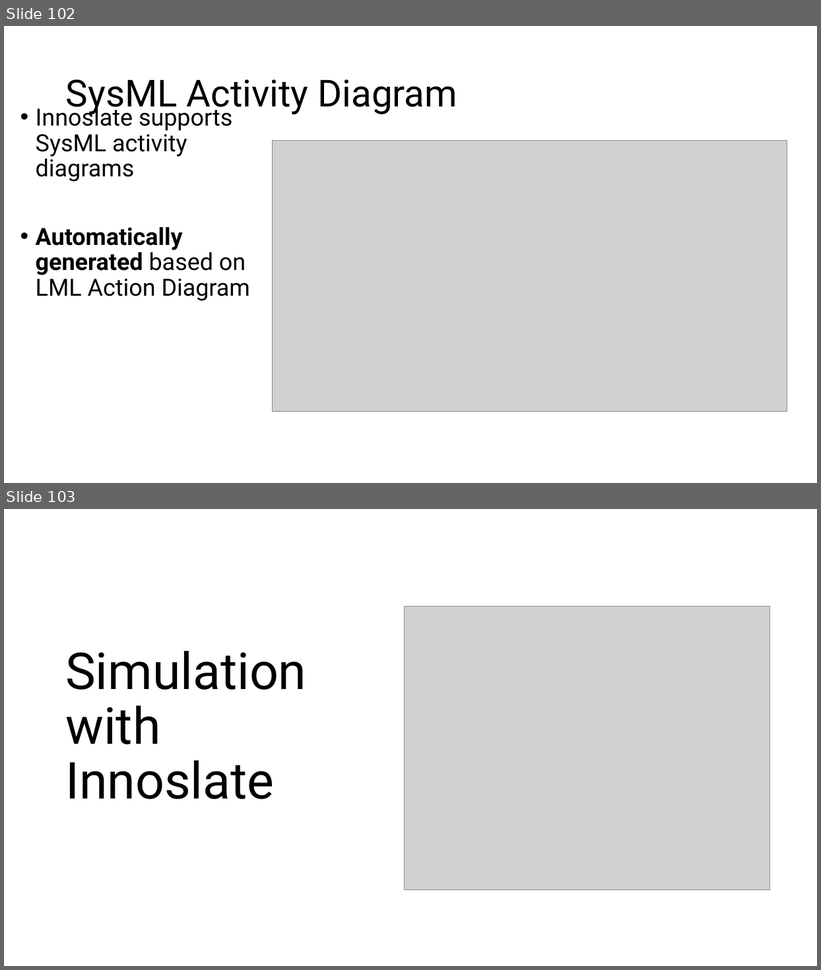
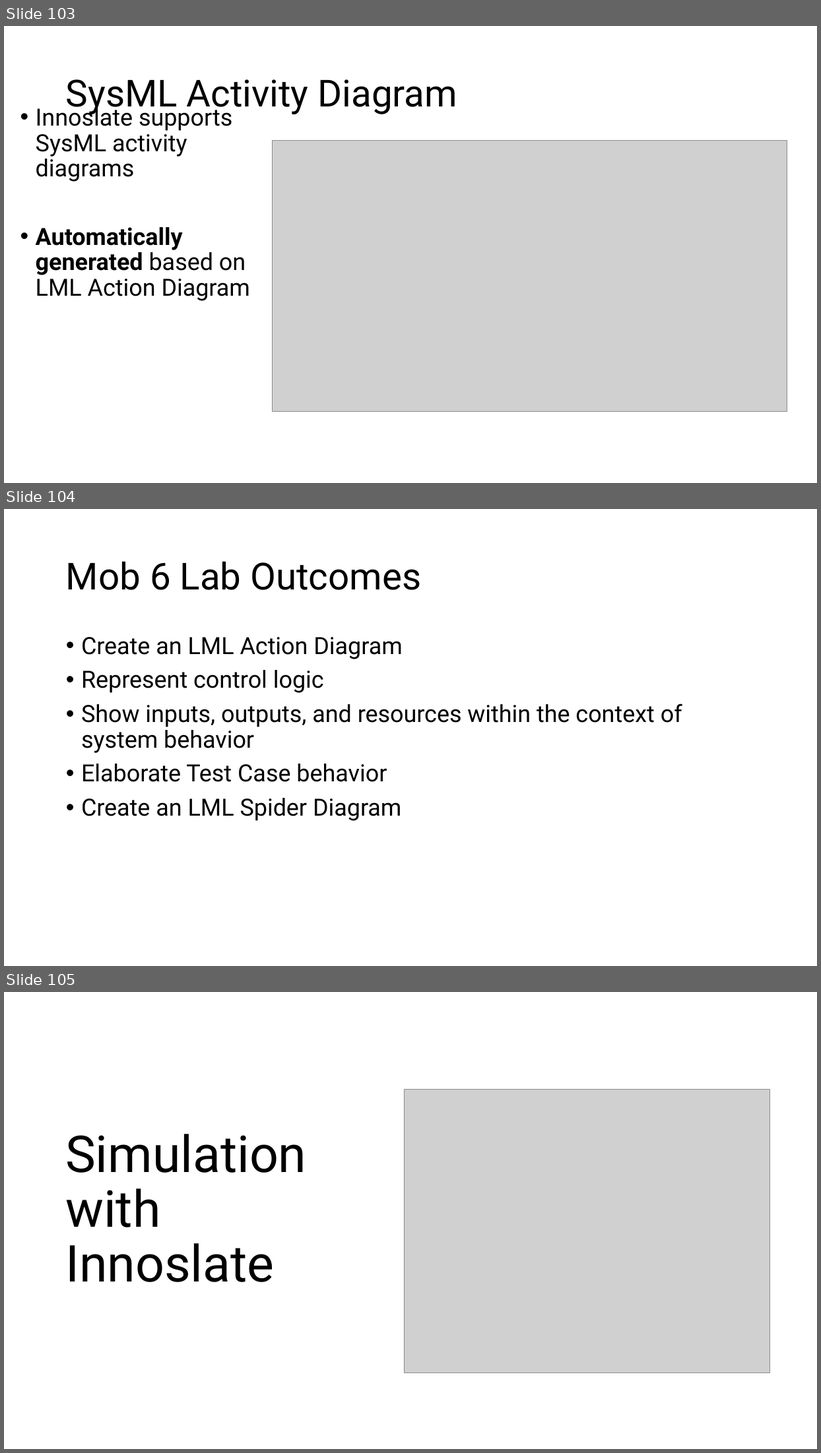
Before and after one commit to srudder16/Lifecycle_Modeling, a slide deck: 2025_WSRC/2026 WSRC Tutorial.pptx. Shown one above the other, each under a label of ours: slides 102 and 103 before the commit, slides 103, 104 and 105 after it. The pictures are 821x970 and 821x1453 pixels, drawn with LibreOffice and Linux fonts; fonts in the diff are those of the drawing; grey boxes stand for pictures. Boxes give left, top, right and bottom in pixels: in the first picture for what was removed or moved away, otherwise in the second. Text is boxed around its words. In the diff, an @@ line names an element or a change of style, - is before the commit and + after.

```diff
--- a/2025_WSRC/2026 WSRC Tutorial.pptx
+++ b/2025_WSRC/2026 WSRC Tutorial.pptx
@@ slide 104 added at (4,509,817,966), background #FFFFFF @@
@@ title added at (66,561,422,590), 44 pt, text #000000 @@
+Mob 6 Lab Outcomes
@@ text added at (81,637,682,821), 28 pt, text #000000 @@
+• Create an LML Action Diagram
+• Represent control logic
+• Show inputs, outputs, and resources within the context of system behavior
+• Elaborate Test Case behavior
+• Create an LML Spider Diagram
@@ what was slide 102 is now slide 103 @@
@@ what was slide 103 is now slide 105 @@
```
Also in this commit, not shown: 4 slides changed, 5 other slides added, 4 slides removed, 1 other file.
